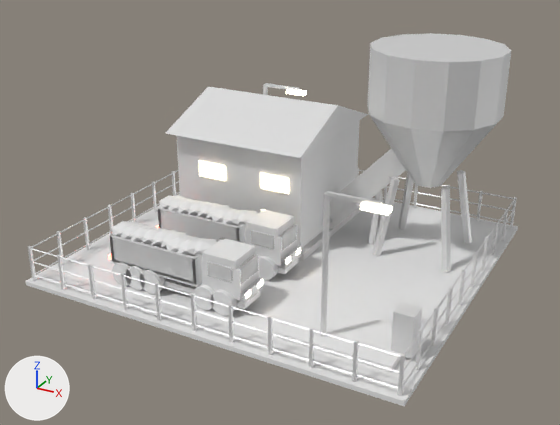
Before and after pictures for a commit that changed the FBX model Assets/Art/KayseriIsland/Models/Iron/Phase2/Haul_P2.fbx.
One viewpoint serves both versions: a camera (50 mm lens) standing at (-1.1, -15.0, 34.8) and looking at (-24.6, 27.7, 13.5). The lights are fixed; the arrows at lower left show +X, +Y and +Z. The older version comes first. Where no turn or scale is listed for an object, it has been applied to the vertices. Vertices at exactly the same position are counted once.

Before the edit, the objects in view are built like this:
```python
ob_haul_hopper = bpy.data.objects.new('Haul.Hopper', me_haul_hopper_001)
ob_haul_hopper.location = (-16.0, 33.0, 10.52)
ob_haul_lamp0 = bpy.data.objects.new('Haul.Lamp0', me_haul_lamp0_001)
ob_haul_lamp0.location = (-17.0, 19.0, 10.52)
ob_haul_lamp1 = bpy.data.objects.new('Haul.Lamp1', me_haul_lamp1_001)
ob_haul_lamp1.location = (-31.0, 37.0, 10.52)
ob_haul_parked0 = bpy.data.objects.new('Haul.Parked0', me_haul_trucksrc_001)
ob_haul_parked0.location = (-27.0, 25.0, 10.52)
ob_haul_parked1 = bpy.data.objects.new('Haul.Parked1', me_haul_trucksrc_002)
ob_haul_parked1.location = (-27.0, 20.0, 10.52)
ob_haul_weighbridge = bpy.data.objects.new('Haul.Weighbridge', me_haul_weighbridge_001)
ob_haul_weighbridge.location = (0.0, 0.0, 10.22)
ob_haul_workshop = bpy.data.objects.new('Haul.Workshop', me_haul_workshop_001)
ob_haul_workshop.location = (-28.0, 32.5, 10.52)
# also in view: 'Haul.Conv' at (-19.5, 33.0, 15.0); 'Haul.Fence' at (-24.0, 28.0, 11.7); 'Haul.Yard' at (-24.0, 28.0, 10.4)
```
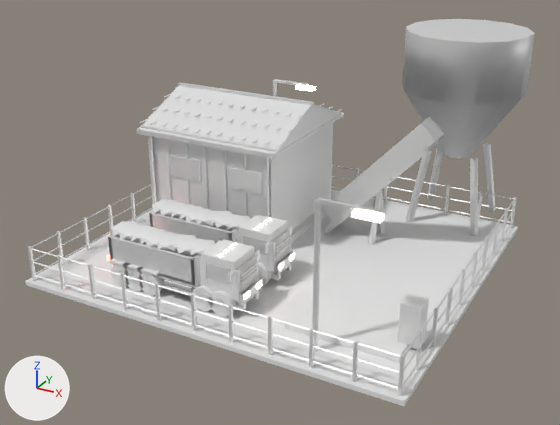
Pixel boxes (x1, y1, x2, y2) of what changed, in the pictures (560 x 425 px):
'Haul.Workshop', reshaped, moved: before (166, 87, 368, 261); after (136, 82, 344, 243)
'Haul.Hopper', moved: before (367, 33, 511, 272); after (402, 19, 535, 235)
'Haul.Parked1', moved: before (108, 221, 263, 316); after (107, 221, 262, 317)
'Haul.Weighbridge', moved: before (276, 301, 422, 372); after (285, 294, 429, 362)
'Haul.Parked0', moved: before (156, 195, 301, 280); after (149, 199, 295, 286)
'Haul.Lamp1', moved: before (263, 83, 307, 96); after (273, 79, 316, 96)
part 2 of me_haul_workshop_001, rebuilt: before (166, 87, 368, 158); after (138, 86, 343, 154)
part 3 of me_haul_workshop_001, added: after (136, 82, 344, 217)

Edits to the bpy script that builds the scene:
```text
Change me_haul_hopper_001:
    where me_haul_hopper_001.from_pydata(...)  # 82 vertices, 168 faces; spans x -4.29..4.29, y -4.4..4.4, z -0.06..14.2
    used by ob_haul_hopper; location = (-16.0, 33.0, 10.52)
    me_haul_hopper_001 part 1: all faces are now shaded smooth (168 of 168 changed)
Change me_haul_workshop_001:
    used by ob_haul_workshop; location = (-28.0, 32.5, 10.52)
    remove me_haul_workshop_001.from_pydata(...)  # 62 vertices, 92 faces; spans x -5.5..5.5, y -5.6..5.6, z 0.0..9.59
    add me_haul_workshop_001.from_pydata(...)  # 1070 vertices, 1604 faces; spans x -5.67..5.67, y -5.42..5.42, z 0.0..9.69
    me_haul_workshop_001 part 2: the loose piece of 6 vertices spanning x -5.35..5.35, y -5.6..5.6, z 7.5..9.59 is rebuilt with 6 vertices and now spans x -5.6..5.6, y -5.35..5.35, z 7.5..9.59
    me_haul_workshop_001 part 3: 768 vertices added at x -5.67..5.67, y -5.42..5.42, z 0.5..9.69
    other edits to the shape of me_haul_workshop_001 do not show in these pictures
    add me_haul_workshop_001.materials.append(mat_steel)  # white #e7e7e7
Change ob_haul_weighbridge:
    ob_haul_weighbridge.location: (0.0, 0.0, 10.22) -> (0.0, 1.05, 10.22)
Change ob_haul_hopper:
    ob_haul_hopper.location: (-16.0, 33.0, 10.52) -> (-16.0, 39.55, 10.52)
Change ob_haul_parked0:
    ob_haul_parked0.location: (-27.0, 25.0, 10.52) -> (-27.0, 24.08, 10.52)
Change ob_haul_lamp1:
    ob_haul_lamp1.location: (-31.0, 37.0, 10.52) -> (-31.0, 38.53, 10.52)
Change ob_haul_workshop:
    ob_haul_workshop.location: (-28.0, 32.5, 10.52) -> (-30.01, 32.02, 10.52)
Change ob_haul_parked1:
    ob_haul_parked1.location: (-27.0, 20.0, 10.52) -> (-27.0, 19.86, 10.52)
```
